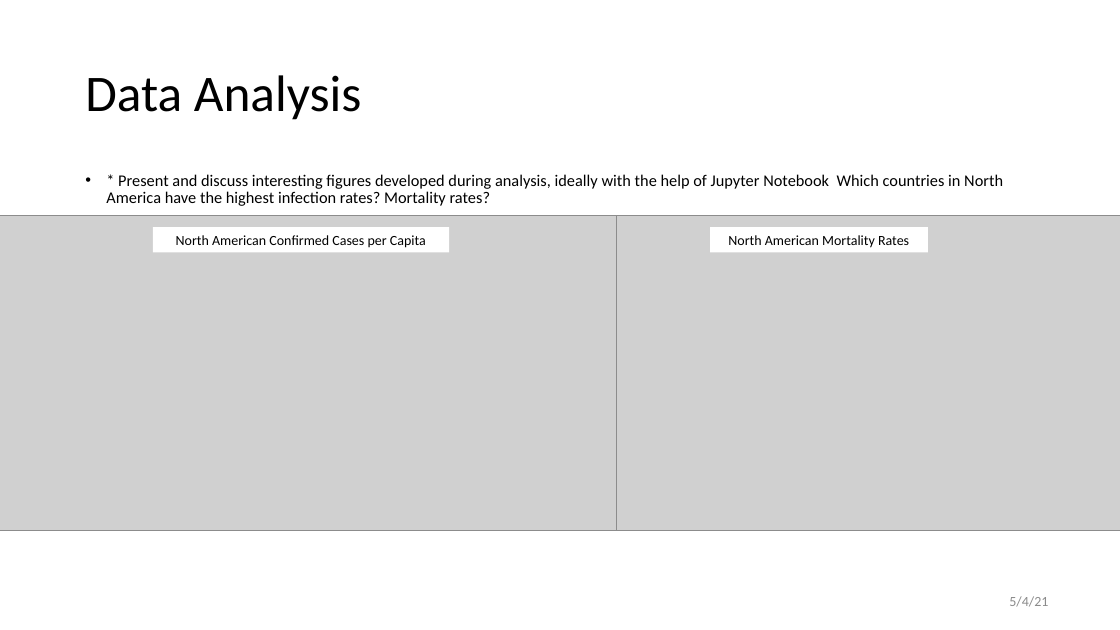
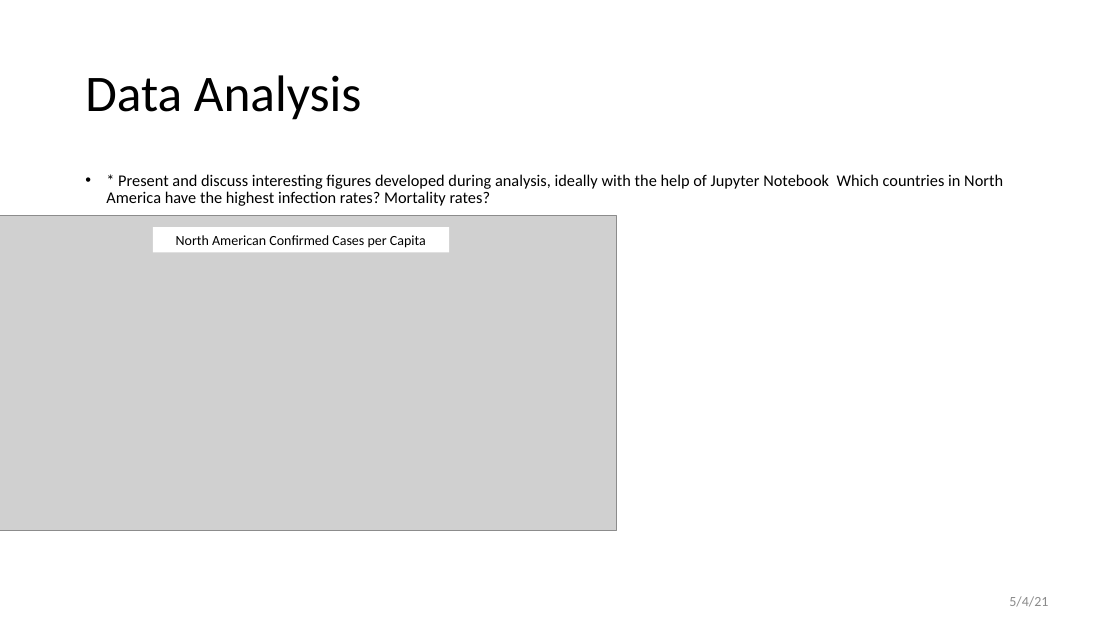
Before and after one commit to grantbot/Project-1, a slide deck: slide 6 of Presentation.pptx. Drawn at 1120x630 pixels with LibreOffice and Linux fonts; fonts in the diff are those of the drawing; grey boxes stand for pictures; background and template pictures are left out. Boxes give left, top, right and bottom in pixels: in the first picture for what was removed or moved away, otherwise in the second. Text is boxed around its words. In the diff, an @@ line names an element or a change of style, - is before the commit and + after.

```diff
--- a/Presentation.pptx
+++ b/Presentation.pptx
@@ picture removed at bbox=[504, 215, 1120, 530] @@
@@ rectangle removed at bbox=[710, 227, 928, 252] @@
-North American Mortality Rates
```
Also in this commit, not shown: 5 other slides changed, 3 slides added.
